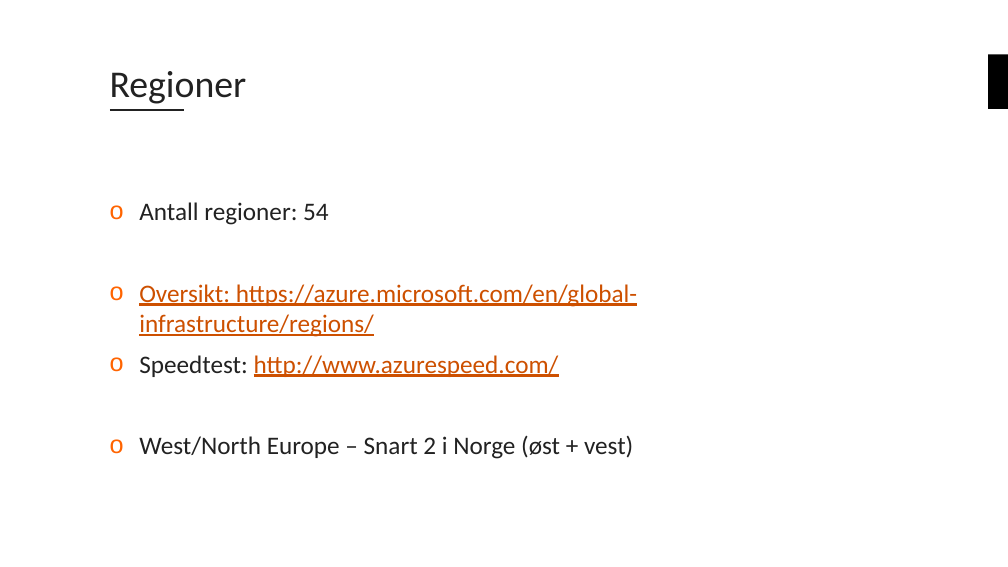
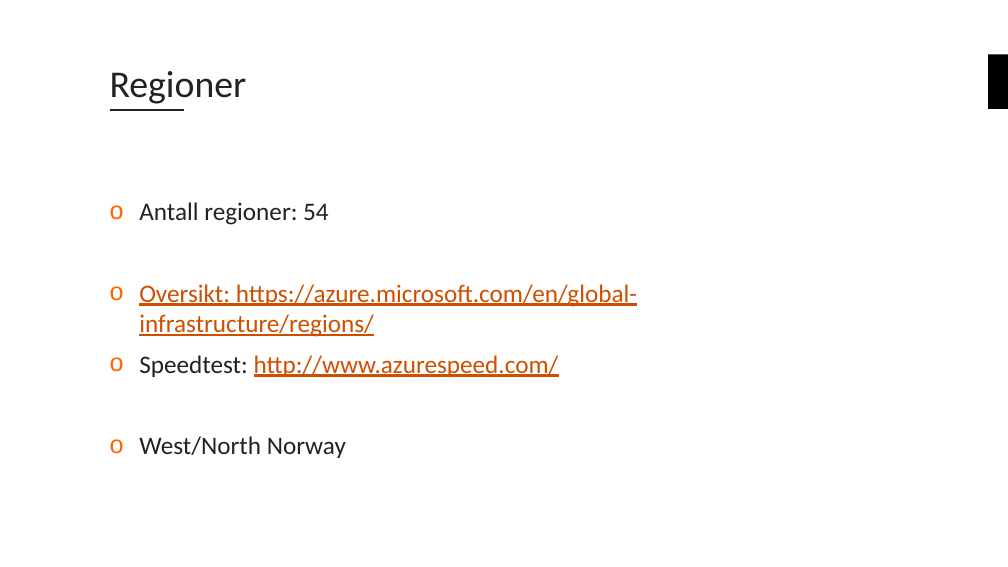
Before and after one commit to bouvet/azure-workshops, a slide deck: slide 8 of Workshop_1/Presentasjon/Azureskolen-Workshop#1.pptx. Drawn at 1008x567 pixels with LibreOffice and Linux fonts; fonts in the diff are those of the drawing; background and template pictures are left out. Boxes give left, top, right and bottom in pixels: in the first picture for what was removed or moved away, otherwise in the second. Text is boxed around its words. In the diff, an @@ line names an element or a change of style, - is before the commit and + after.

```diff
--- a/Workshop_1/Presentasjon/Azureskolen-Workshop#1.pptx
+++ b/Workshop_1/Presentasjon/Azureskolen-Workshop#1.pptx
@@ text at (139, 436, 346, 458): text changed @@
-o West/North Europe – Snart 2 i Norge (øst + vest)
+o West/North Norway
```
Also in this commit, not shown: 2 other slides changed, 1 other file.
